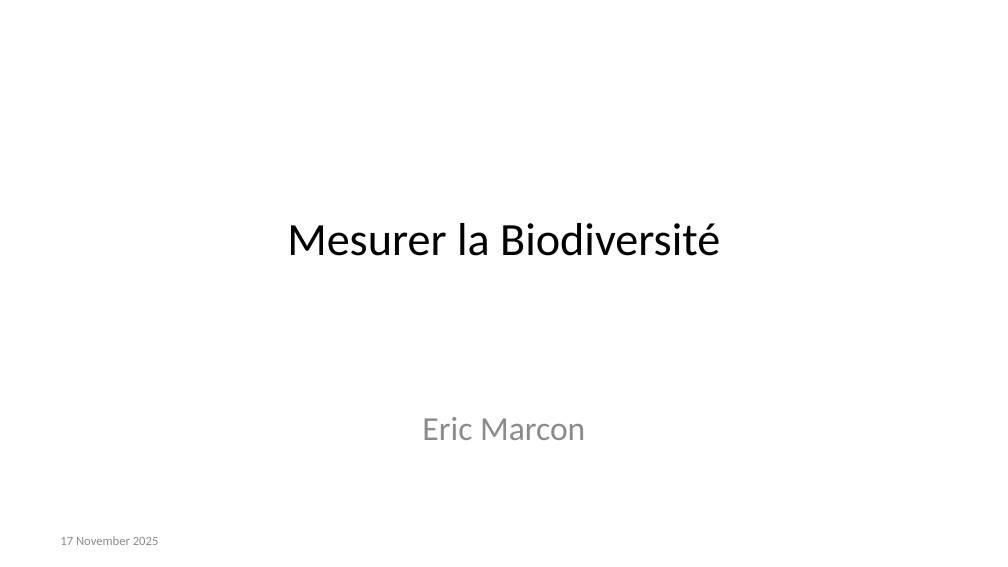
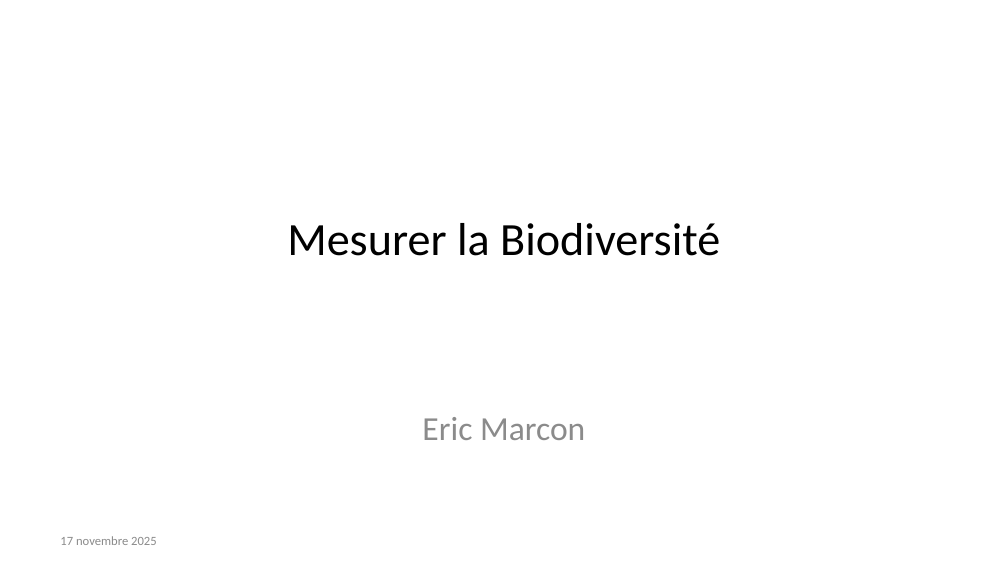
Before and after one commit to EricMarcon/EcoComplex2025, a slide deck: slide 1 of EcoComplex2025.pptx. Drawn at 1008x567 pixels with LibreOffice and Linux fonts; fonts in the diff are those of the drawing. Boxes give left, top, right and bottom in pixels: in the first picture for what was removed or moved away, otherwise in the second. Text is boxed around its words. In the diff, an @@ line names an element or a change of style, - is before the commit and + after.

```diff
--- a/EcoComplex2025.pptx
+++ b/EcoComplex2025.pptx
@@ text at box(60, 536, 157, 545): text changed @@
-17 November 2025
+17 novembre 2025
```
Also in this commit, not shown: 8 other files.
